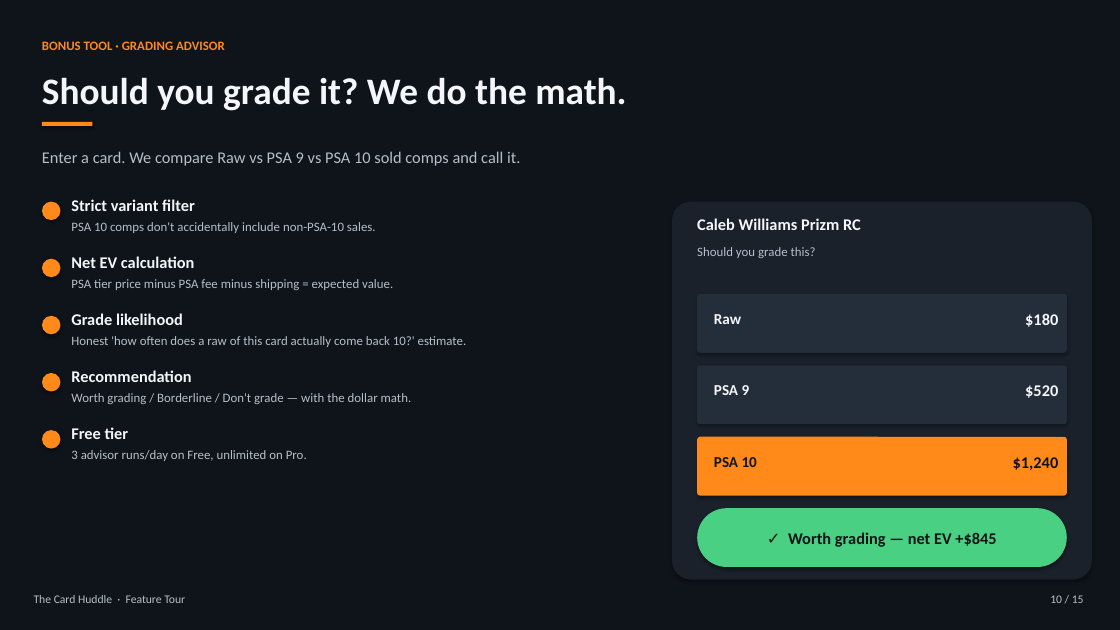
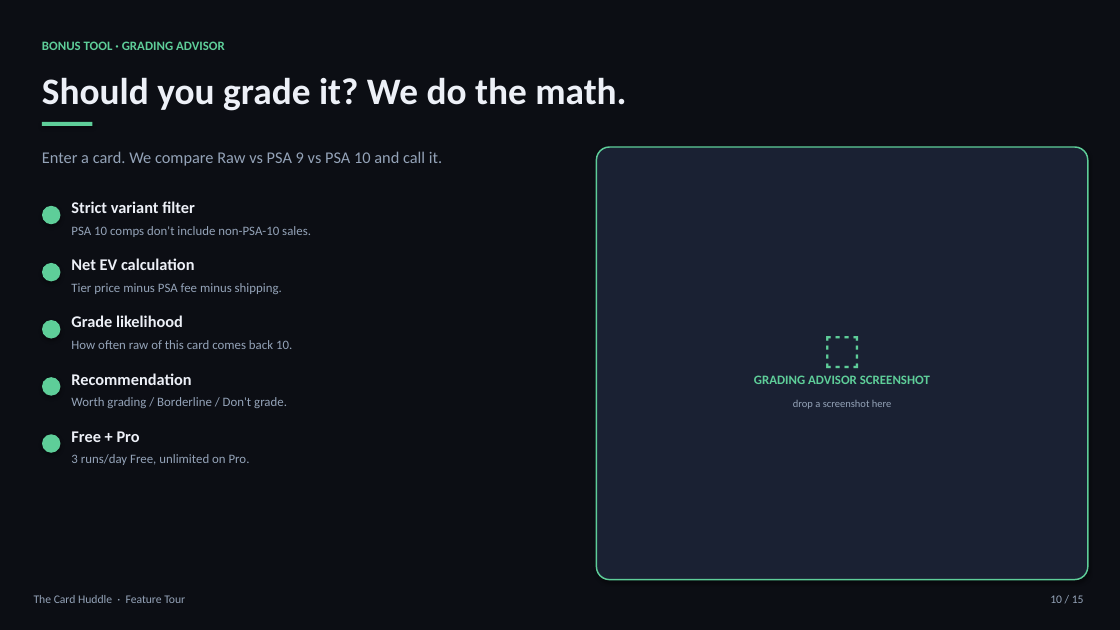
Before and after one commit to PeytonFrankeCode/FbAi, a slide deck: slide 10 of the-card-huddle-feature-tour.pptx. Drawn at 1120x630 pixels with LibreOffice and Linux fonts; fonts in the diff are those of the drawing. Boxes give left, top, right and bottom in pixels: in the first picture for what was removed or moved away, otherwise in the second. Text is boxed around its words. In the diff, an @@ line names an element or a change of style, - is before the commit and + after.

```diff
--- a/the-card-huddle-feature-tour.pptx
+++ b/the-card-huddle-feature-tour.pptx
@@ rectangle at (0, 0, 1120, 630): fill #0F141A to #0C0E14 @@
@@ text "BONUS TOOL · GRADING ADVISOR" at (42, 41, 225, 50): text colour #FF8A1A to #5ECE99 @@
@@ rounded rectangle: place and size @@
-rounded rectangle at (672, 202, 1092, 580)
+rounded rectangle at (597, 147, 1088, 580)
@@ rounded rectangle at (597, 147, 1088, 580): fill #1A212B to #1A2133; outline none to #5ECE99 1.25 pt; proportions changed @@
@@ text at (42, 151, 442, 166): text changed; text colour #B6BECB to #94A3B8 @@
-Enter a card. We compare Raw vs PSA 9 vs PSA 10 sold comps and call it.
+Enter a card. We compare Raw vs PSA 9 vs PSA 10 and call it.
@@ text colour #F4F6FA to #EDF0F7 in 5 elements at (42, 77, 626, 111), (71, 373, 191, 385), (71, 315, 183, 327), (71, 258, 195, 270), (71, 201, 195, 213) @@
@@ text at (71, 226, 311, 237): text changed; text colour #B6BECB to #94A3B8 @@
-PSA 10 comps don't accidentally include non-PSA-10 sales.
+PSA 10 comps don't include non-PSA-10 sales.
@@ text removed at (697, 218, 861, 230) @@
-Caleb Williams Prizm RC
@@ text removed at (697, 247, 816, 258) @@
-Should you grade this?
@@ text at (71, 283, 282, 294): text changed; text colour #B6BECB to #94A3B8 @@
-PSA tier price minus PSA fee minus shipping = expected value.
+Tier price minus PSA fee minus shipping.
@@ rounded rectangle removed at (697, 294, 1067, 353) @@
@@ text added at (597, 326, 1088, 368), 36 pt, text #5ECE99 @@
+⬚
@@ text removed at (714, 314, 741, 324) @@
-Raw
@@ text removed at (1025, 313, 1058, 327) @@
-$180
@@ text at (71, 340, 292, 349): text changed; text colour #B6BECB to #94A3B8 @@
-Honest 'how often does a raw of this card actually come back 10?' estimate.
+How often raw of this card comes back 10.
@@ rounded rectangle removed at (697, 365, 1067, 424) @@
@@ text removed at (714, 385, 750, 395) @@
-PSA 9
@@ text added at (754, 375, 930, 384), 11 pt, text #5ECE99, bold @@
+GRADING ADVISOR SCREENSHOT
@@ text removed at (1025, 385, 1058, 398) @@
-$520
@@ text at (71, 397, 287, 408): text changed; text colour #B6BECB to #94A3B8 @@
-Worth grading / Borderline / Don't grade — with the dollar math.
+Worth grading / Borderline / Don't grade.
@@ text added at (793, 400, 891, 409), 9 pt, text #94A3B8 @@
+drop a screenshot here
@@ fill #FF8A1A to #5ECE99 in 6 elements at (42, 122, 92, 126), (42, 206, 60, 224), (42, 263, 60, 281), (42, 320, 60, 339), (42, 377, 60, 396), (42, 434, 60, 453) @@
@@ 5 rounded rectangles: place and size @@
-5 rounded rectangles at (42, 202, 60, 449)
+5 rounded rectangles at (42, 206, 60, 453)
@@ text at (71, 431, 140, 442): text changed; text colour #F4F6FA to #EDF0F7 @@
-Free tier
+Free + Pro
@@ rounded rectangle removed at (697, 437, 1067, 496) @@
@@ text at (71, 454, 250, 465): text changed; text colour #B6BECB to #94A3B8 @@
-3 advisor runs/day on Free, unlimited on Pro.
+3 runs/day Free, unlimited on Pro.
@@ text removed at (714, 457, 757, 467) @@
-PSA 10
@@ text removed at (1013, 457, 1059, 470) @@
-$1,240
@@ rounded rectangle removed at (697, 508, 1067, 567) @@
@@ text removed at (788, 532, 996, 547) @@
-✓ Worth grading — net EV +$845
@@ text "The Card Huddle · Feature ..." at (34, 595, 185, 603): text colour #B6BECB to #94A3B8 @@
@@ text "10 / 15" at (1050, 595, 1084, 603): text colour #B6BECB to #94A3B8 @@
```
Also in this commit, not shown: 14 other slides changed.
